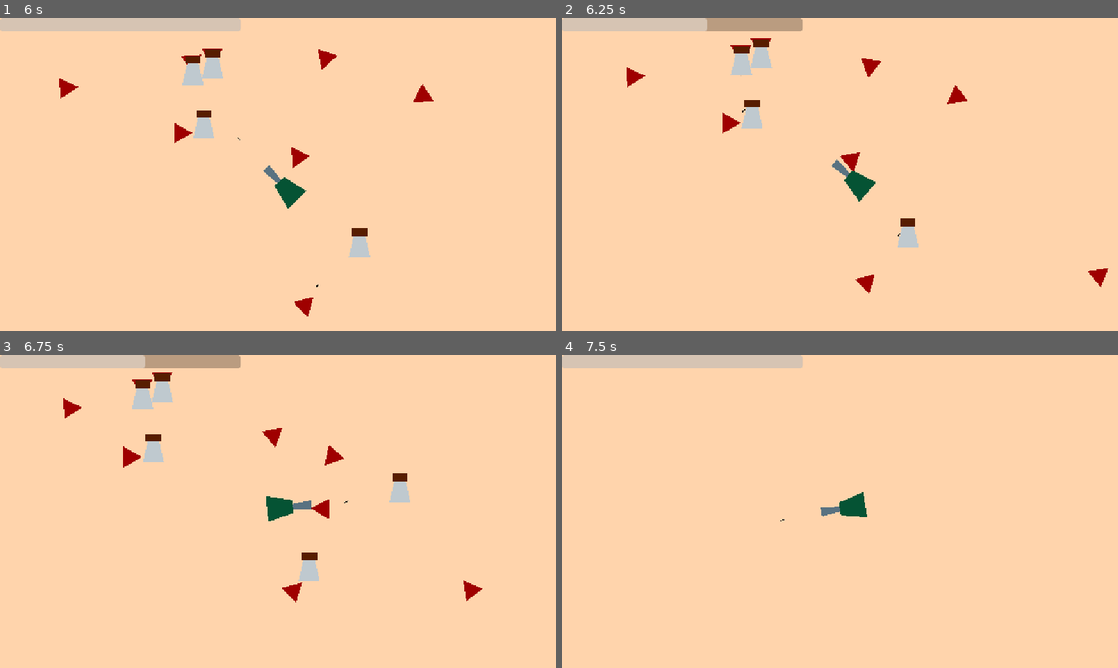
Above: before the commit, frames 1-4 (two rows, left to right).
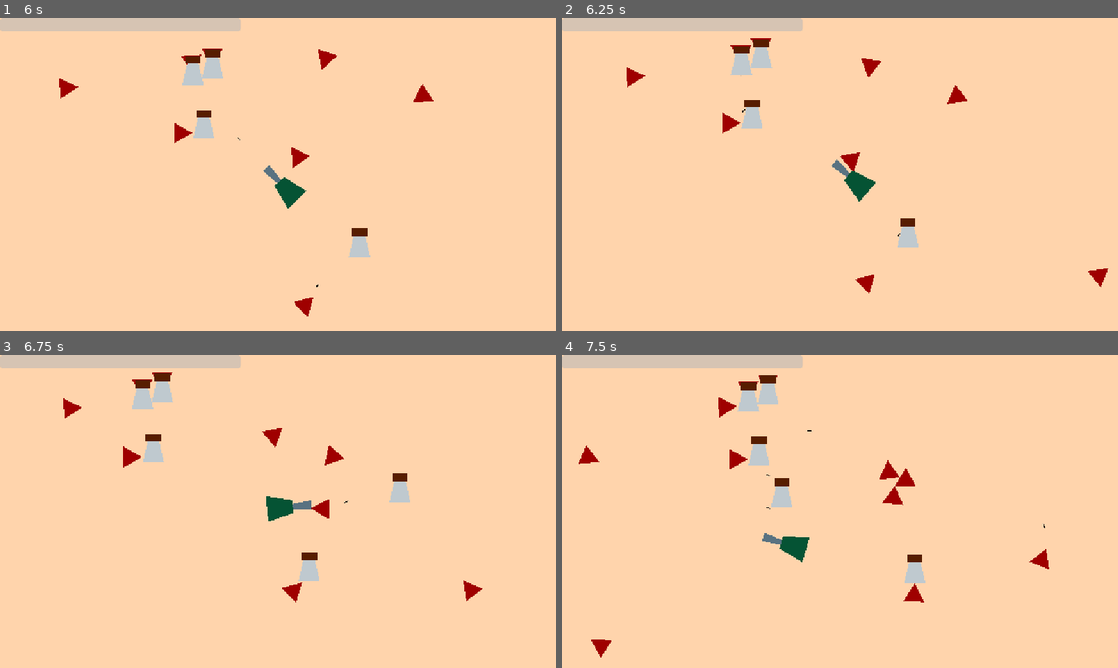
Above: after the commit, the same moments.

Repository: Crash-Out-Engine/NUS-Orbital-2025
Game: Godot game, scene res://scenes/game.tscn
The game is run twice, just before and just after one commit, with the same random seed, the same clock (stepped at 60 frames per second) and the same inputs.
Inputs (mouse positions are in pixels of both pictures, inside the frame that each line leads up to):
- Up to frame 1 (6 s): tap Enter at 0.5 s; move the mouse to (400, 158) at 0.52 s; hold D (right) 0.53-1.28 s; hold Shift (add turret) 0.53-1.28 s; move the mouse to (166, 190) at 1.27 s; hold S (down) 1.28-2.03 s; click (166, 190) at 1.35 s; move the mouse to (333, 105) at 2.02 s; hold D (right) 2.03-2.78 s; hold Shift (add turret) 2.03-2.78 s; move the mouse to (250, 237) at 2.77 s; hold W (up) 2.78-3.53 s; click (250, 237) at 2.85 s; move the mouse to (444, 221) at 3.52 s; hold Shift (add turret) 3.53-4.28 s; hold A (left) 3.53-5.03 s; move the mouse to (111, 127) at 4.27 s; click (111, 127) at 4.35 s; move the mouse to (305, 174) at 5.02 s; hold S (down) 5.03-5.78 s; hold Shift (add turret) 5.03-5.78 s; move the mouse to (194, 96) at 5.77 s; hold D (right) from 5.78 s (still down); click (194, 96) at 5.85 s
- Up to frame 2 (6.25 s): keep holding D (right)
- Up to frame 3 (6.75 s): move the mouse to (400, 495) at 6.52 s; release D (right) at 6.53 s; hold W (up) from 6.53 s (still down); hold Shift (add turret) from 6.53 s (still down)
- Up to frame 4 (7.5 s): move the mouse to (728, 527) at 7.27 s; release W (up) at 7.28 s; release Shift (add turret) at 7.28 s; hold D (right) from 7.28 s (still down); click (728, 527) at 7.35 s

Frame 1 is identical in both runs. In frame 2, 0.7% of the frame differs, in the area x 25-44%, y 0-5%; in frame 3, 0.7%; in frame 4, 3.1%, in the area x 3-88%, y 6-97%.

Commit message:
refactor: provider keeps a cache of entities to avoid fetching and recalculating every time

Diff:
--- a/scenes/enemy.tscn
+++ b/scenes/enemy.tscn
@@ -51,11 +51,11 @@
 
 [node name="MeleeDamage" type="Node" parent="."]
 script = ExtResource("7_ipns3")
+damage = 0.0
 
 [node name="Ranged" type="Node2D" parent="." node_paths=PackedStringArray("ranged_cooldown", "barrel", "target_priority")]
 script = ExtResource("8_md484")
 ranged_cooldown = NodePath("../RangedCooldown")
-ranged_damage = 0.1
 barrel = NodePath("..")
 target_priority = NodePath("../TargetPriority")
 metadata/_custom_type_script = "uid://bqsxrr4x407ln"
--- a/scenes/game.tscn
+++ b/scenes/game.tscn
@@ -46,3 +46,5 @@
 position_smoothing_enabled = true
 
 [connection signal="timeout" from="Timer" to="." method="_on_timer_timeout"]
+[connection signal="child_entered_tree" from="Entities" to="." method="_on_entities_child_entered_tree"]
+[connection signal="child_exiting_tree" from="Entities" to="." method="_on_entities_child_exiting_tree"]
--- a/scripts/components/effectable/ranged_cooldown.gd
+++ b/scripts/components/effectable/ranged_cooldown.gd
@@ -16,3 +16,9 @@
 		return true
 	else:
 		return false
+
+func can_ranged() -> bool:
+	return timer.is_stopped()
+
+func do_ranged() -> void:
+	timer.start(value)
--- a/scripts/components/ranged.gd
+++ b/scripts/components/ranged.gd
@@ -6,7 +6,6 @@
 	set(value):
 		ranged_cooldown = value
 		update_configuration_warnings()
-@export var ranged_damage: float = 0.0
 @export var barrel: Node2D:
 	set(value):
 		barrel = value
@@ -36,24 +35,29 @@
 	return warnings
 
 func _physics_process(_delta: float) -> void:
+	if !active or !ranged_cooldown.can_ranged():
+		return
+
 	var target_provider: TargetProvider = get_parent().target_provider
-	var target = target_provider.get_target(get_parent().global_position, target_priority.team if target_priority != null else "") if target_provider != null else null
-	if active and (target != null or aim_at_mouse) and ranged_cooldown.try_ranged():
-		var bullet: Bullet = bullet_scene.instantiate()
-		bullet.effects.assign(
-			effect_mods
-			.map(func (effect_mod: EffectMod): return effect_mod.get_effects())
-			.reduce(func(acc, e):
-				acc.append_array(e)
-				return acc,
-				[])) # TODO: Consider whether to deep copy effects (to preserve them in the event the entity despawns)
-		bullet.team = target_priority.team if target_priority != null else ""
-		bullet.global_position = barrel.global_position
-		bullet.direction = get_parent().global_position.angle_to_point(
-			get_global_mouse_position() if aim_at_mouse else target.global_position
-			)
-		bullet.direction = (get_parent().global_position.angle_to_point(get_global_mouse_position())
-			if aim_at_mouse else
-			barrel.global_position.angle_to_point(target.global_position))
+	var target = null
+	if !aim_at_mouse:
+		target = target_provider.get_target(get_parent().global_position, target_priority.team if target_priority != null else "") if target_provider != null else null
+		if target == null:
+			return
 
-		bullet_spawned.emit(bullet)
+	var bullet: Bullet = bullet_scene.instantiate()
+	bullet.effects.assign(
+		effect_mods
+		.map(func (effect_mod: EffectMod): return effect_mod.get_effects())
+		.reduce(func(acc, e):
+			acc.append_array(e)
+			return acc,
+			[])) # TODO: Consider whether to deep copy effects (to preserve them in the event the entity despawns)
+	bullet.team = target_priority.team if target_priority != null else ""
+	bullet.global_position = barrel.global_position
+	bullet.direction = (get_parent().global_position.angle_to_point(get_global_mouse_position())
+		if aim_at_mouse else
+		barrel.global_position.angle_to_point(target.global_position))
+
+	ranged_cooldown.do_ranged()
+	bullet_spawned.emit(bullet)
--- a/scripts/game.gd
+++ b/scripts/game.gd
@@ -8,7 +8,6 @@
 func _ready() -> void:
 	try_connect_ranged(player)
 	player.turret_spawned.connect(add_entity)
-	player.turret_spawned.connect(try_connect_ranged)
 
 
 func _on_timer_timeout() -> void:
@@ -18,8 +17,7 @@
 	enemy.global_position += get_viewport_rect().size.length() * 0.6 * Vector2.from_angle(randf_range(0, 2 * PI))
 
 	enemy.look_at(player.global_position)
-	$Entities.add_child(enemy)
-	try_connect_ranged(enemy)
+	add_entity(enemy)
 	enemy.vfx_emitted.connect(add_misc)
 
 func try_connect_ranged(entity):
@@ -30,6 +28,17 @@
 
 func add_entity(entity: Node2D) -> void:
 	$Entities.add_child(entity)
+	try_connect_ranged(entity)
 
 func add_misc(misc: Node2D) -> void:
 	$Misc.add_child(misc)
+
+
+func _on_entities_child_entered_tree(node: Node) -> void:
+	if target_provider != null:
+		target_provider.refresh()
+
+
+func _on_entities_child_exiting_tree(node: Node) -> void:
+	if target_provider != null:
+		target_provider.refresh()
--- a/scripts/target_provider.gd
+++ b/scripts/target_provider.gd
@@ -3,18 +3,41 @@
 
 var _get_entities: Callable
 
+var entities_cache: Dictionary[String, Array] = {}
+
 func _init(get_entities: Callable) -> void:
 	_get_entities = get_entities
+	refresh()
 
 func get_target(from: Vector2, team: String) -> Node2D:
 	var min_target: Node2D = null
 	var min_weightage: float = INF
-	for target in _get_entities.call().get_children():
-		var target_priority = target.get_node_or_null(^"TargetPriority")
-		if target is Node2D and target_priority != null and target_priority.team != team:
-			var weightage = 1.0 / target_priority.value * from.distance_squared_to(target.global_position)
-			if min_target == null or min_weightage > weightage:
-				min_target = target
-				min_weightage = weightage
+
+	var not_teams = entities_cache.keys().filter(func (t): return t != team)
+	for not_team in not_teams:
+		for target in entities_cache.get(not_team):
+			if target != null:
+				var target_priority = target.get_node_or_null(^"TargetPriority")
+				var weightage = 1.0 / target_priority.value * from.distance_squared_to(target.global_position)
+				if min_target == null or min_weightage > weightage:
+					min_target = target
+					min_weightage = weightage
 
 	return min_target
+
+func refresh() -> void:
+	entities_cache.clear()
+	var valid_entities = (_get_entities
+		.call()
+		.get_children()
+		.filter(func (entity):
+			return (entity is Node2D and
+				entity.get_node_or_null(^"TargetPriority") != null and
+				entity.get_node_or_null(^"TargetPriority").team != null
+				)
+			)
+		)
+
+	for entity in valid_entities:
+		var entity_priority: TargetPriority = entity.get_node_or_null(^"TargetPriority")
+		entities_cache.get_or_add(entity_priority.team, []).append(entity)
